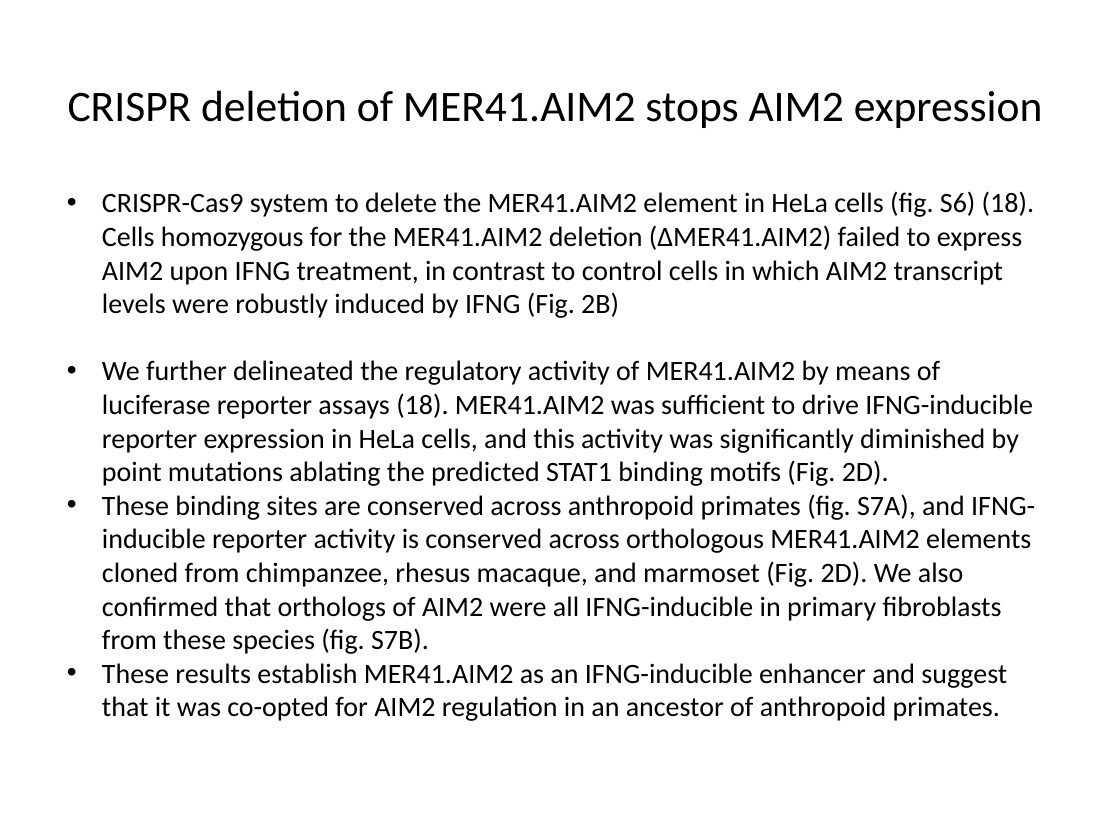
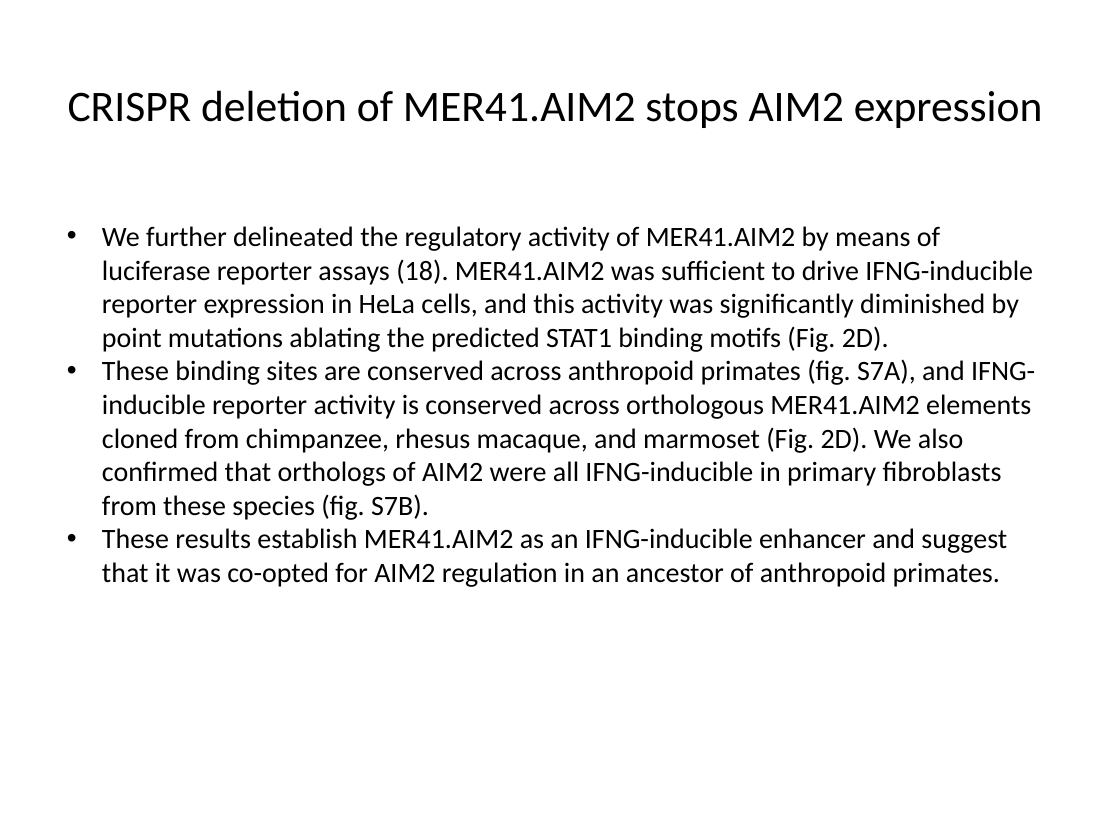
Before and after one commit to manyu90/Journal-Club-presentations, a slide deck: slide 11 of March17_2019/ERV_regulate_immunity.pptx. Drawn at 1120x840 pixels with LibreOffice and Linux fonts; fonts in the diff are those of the drawing. Boxes give left, top, right and bottom in pixels: in the first picture for what was removed or moved away, otherwise in the second. Text is boxed around its words. In the diff, an @@ line names an element or a change of style, - is before the commit and + after.

```diff
--- a/March17_2019/ERV_regulate_immunity.pptx
+++ b/March17_2019/ERV_regulate_immunity.pptx
@@ text at (102, 191, 1034, 318): paragraph removed @@
-• CRISPR-Cas9 system to delete the MER41.AIM2 element in HeLa cells (fig. S6) (18). Cells homozygous for the MER41.AIM2 deletion (ΔMER41.AIM2) failed to express AIM2 upon IFNG treatment, in contrast to control cells in which AIM2 transcript levels were robustly induced by IFNG (Fig. 2B)
```
Also in this commit, not shown: 2 other slides changed, 2 slides added, 1 slide removed.
